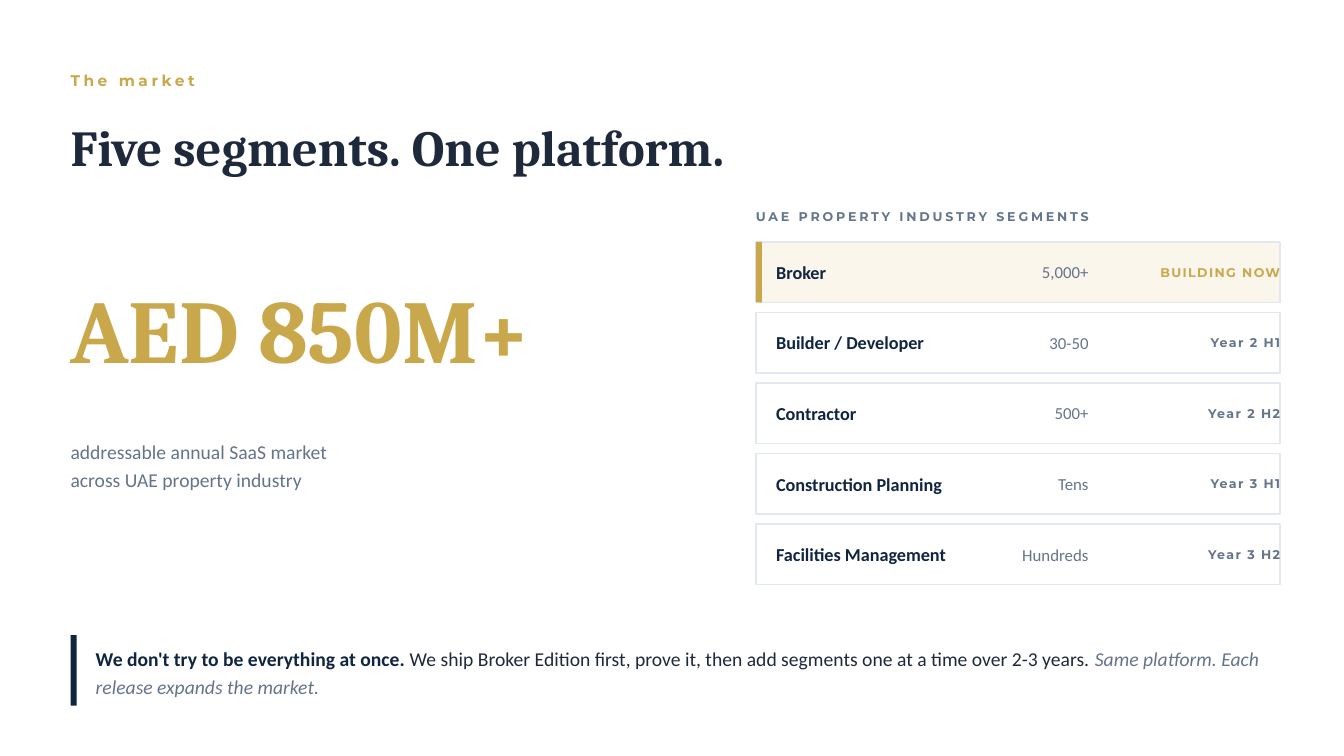
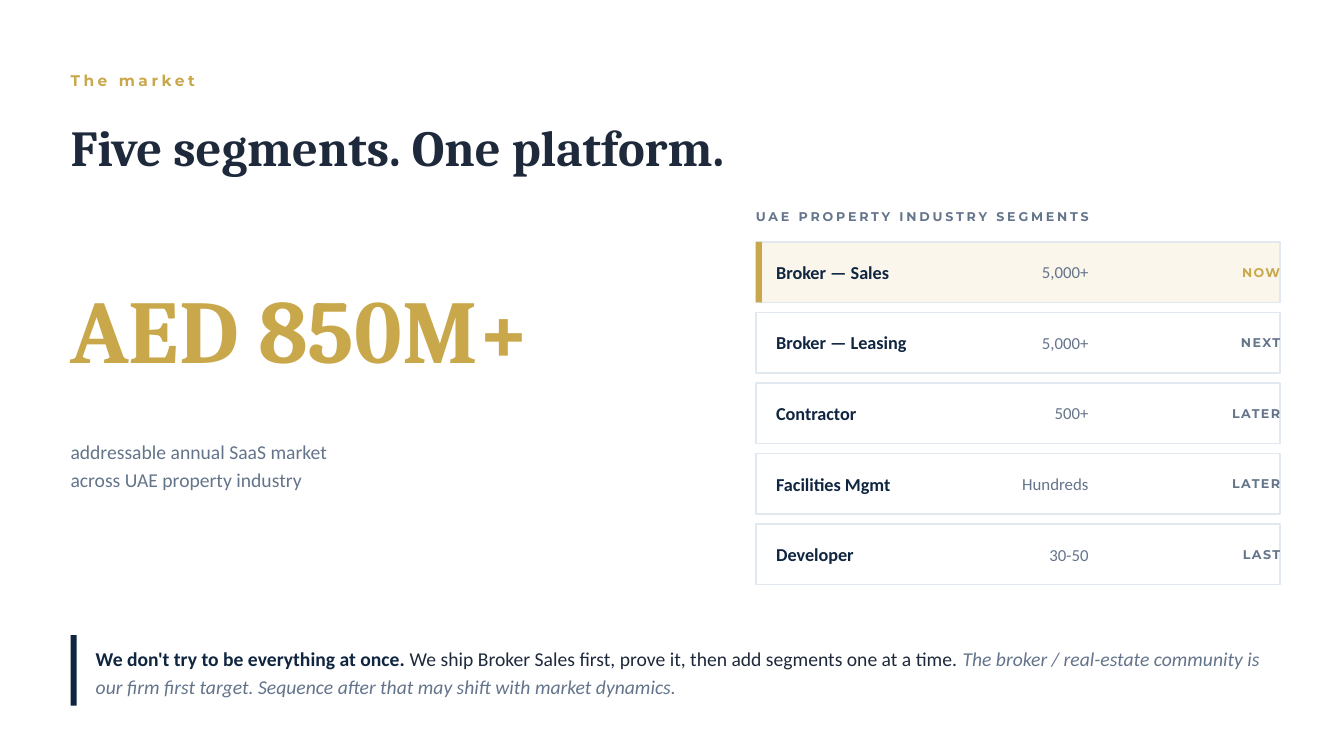
Before and after one commit to mah284-bit/prop-crm, a slide deck: slide 6 of docs/PropPlatform_Investor_Pitch_v2_02Jun2026.pptx. Drawn at 1344x756 pixels with LibreOffice and Linux fonts; fonts in the diff are those of the drawing. Boxes give left, top, right and bottom in pixels: in the first picture for what was removed or moved away, otherwise in the second. Text is boxed around its words. In the diff, an @@ line names an element or a change of style, - is before the commit and + after.

Commit message:
docs: Investor Pitch v2 FINAL — mid-market contractor + developer=sales ops edits

```diff
--- a/docs/PropPlatform_Investor_Pitch_v2_02Jun2026.pptx
+++ b/docs/PropPlatform_Investor_Pitch_v2_02Jun2026.pptx
@@ text at (776,266,889,279): text changed @@
-Broker
+Broker — Sales
@@ text at (1109,242,1280,302): text changed @@
-BUILDING NOW
+NOW
@@ text at (776,336,907,352): text changed @@
-Builder / Developer
+Broker — Leasing
@@ text at (1042,338,1089,351): text changed @@
-30-50
+5,000+
@@ text at (1250,338,1257,347): text changed @@
-Year 2 H1
+NEXT
@@ text at (1247,409,1254,418): text changed @@
-Year 2 H2
+LATER
@@ text at (776,478,890,494): text changed @@
-Construction Planning
+Facilities Mgmt
@@ text "Hundreds": place and size @@
-text "Hundreds" at (1022,549,1088,561)
+text "Hundreds" at (1022,478,1088,490)
@@ text removed at (1058,479,1088,490) @@
-Tens
@@ text at (1250,479,1257,488): text changed @@
-Year 3 H1
+LATER
@@ text at (776,548,854,564): text changed @@
-Facilities Management
+Developer
@@ text added at (1049,550,1088,561), 12 pt, text #64748B @@
+30-50
@@ text at (1247,550,1254,559): text changed @@
-Year 3 H2
+LAST
@@ text at (96,652,1259,698): text changed; text colour #1E293B to #64748B; italic on @@
-We don't try to be everything at once. We ship Broker Edition first, prove it, then add segments one at a time over 2-3 years. Same platform. Each release expands the market.
+We don't try to be everything at once. We ship Broker Sales first, prove it, then add segments one at a time. The broker / real-estate community is our firm first target. Sequence after that may shift with market dynamics.
```
Also in this commit, not shown: 1 other slide changed.
